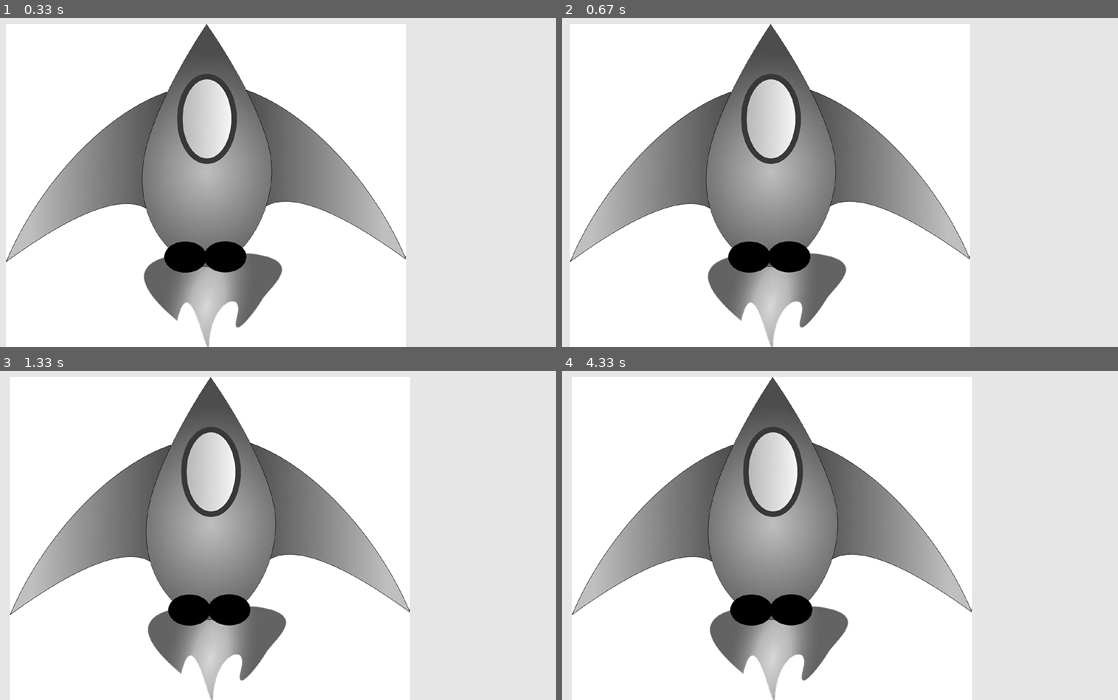
Above: before the commit, frames 1-4 (two rows, left to right).
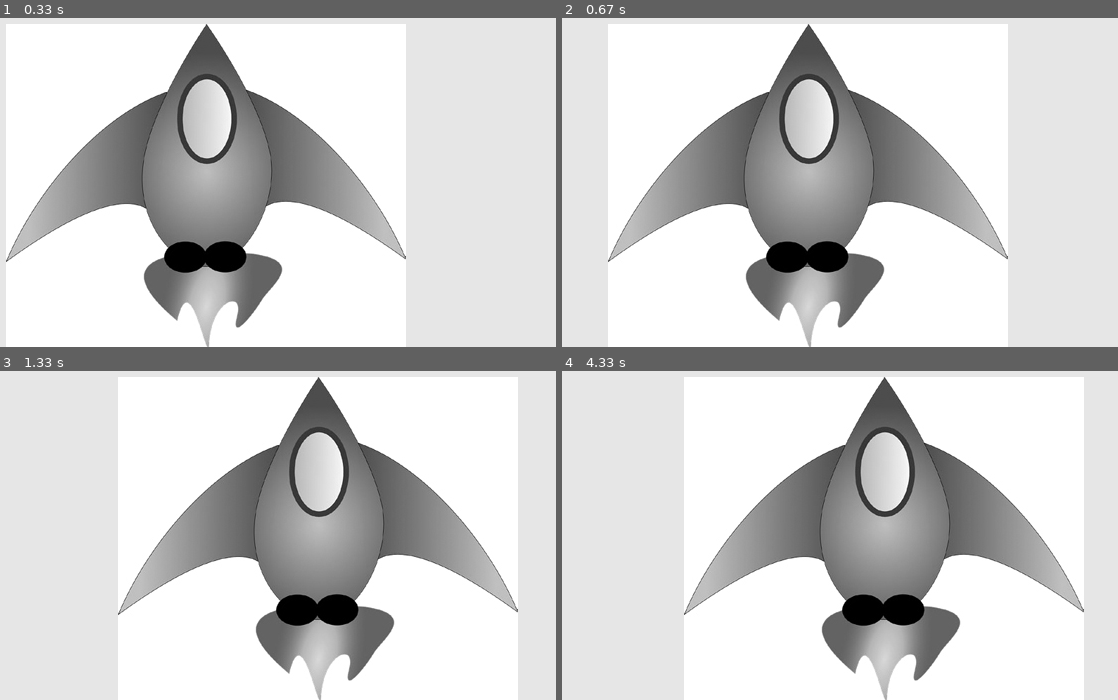
Above: after the commit, the same moments.

Repository: Athaplar/PythonLearningLog
Game: pygame game, started from PyGame/AlienInvasionExtended/AlienInvasionExtended.py
The game is run twice, just before and just after one commit, with the same random seed, the same clock (stepped at 60 frames per second) and the same inputs.
Inputs:
- Up to frame 1 (0.33 s): no input
- Up to frame 2 (0.67 s): hold Right from 0.33 s (still down)
- Up to frame 3 (1.33 s): release Right at 0.8 s; hold Right 0.83-1.3 s
- Up to frame 4 (4.33 s): hold Left 1.33-1.87 s; hold Left 1.9-2.3 s; hold Right 2.33-2.97 s; hold Left 3-3.47 s; hold Right 3.5-3.97 s; hold Right from 4 s (still down)

Frame 1 is identical in both runs. In frame 2, 40% of the frame differs, in the area x 1-81%, y 1-100%; in frame 3, 68%; in frame 4, 70%, in the area x 1-94%, y 1-100%.

Commit message:
Keeping right/left key down move the ship continously

Diff:
--- a/PyGame/AlienInvasionExtended/AlienInvasionExtended.py
+++ b/PyGame/AlienInvasionExtended/AlienInvasionExtended.py
@@ -15,17 +15,28 @@
     #ship related
     ship_rect.centerx = screen_rect.centerx
     ship_rect.bottom = screen_rect.bottom
-
+    right_direction, left_direction = False, False
     while True:
         for event in pygame.event.get():
             if event.type == pygame.QUIT :
                 pygame.quit()
                 sys.exit()
-            elif event.type == pygame.KEYDOWN :
-                if event.key == pygame.K_RIGHT :
-                    ship_rect.centerx +=2
+
+            elif event.type == pygame.KEYDOWN:
+                if event.key == pygame.K_RIGHT:
+                    right_direction = True
                 if event.key == pygame.K_LEFT:
-                    ship_rect.centerx -=2
+                    left_direction = True
+            elif event.type == pygame.KEYUP:
+                right_direction = False
+                left_direction = False
+
+        if right_direction:
+            ship_rect.centerx += 2
+        if left_direction:
+            ship_rect.centerx -= 2
+
+
         screen.fill(bg_color)
         screen.blit(ship,ship_rect)
         pygame.display.flip()
